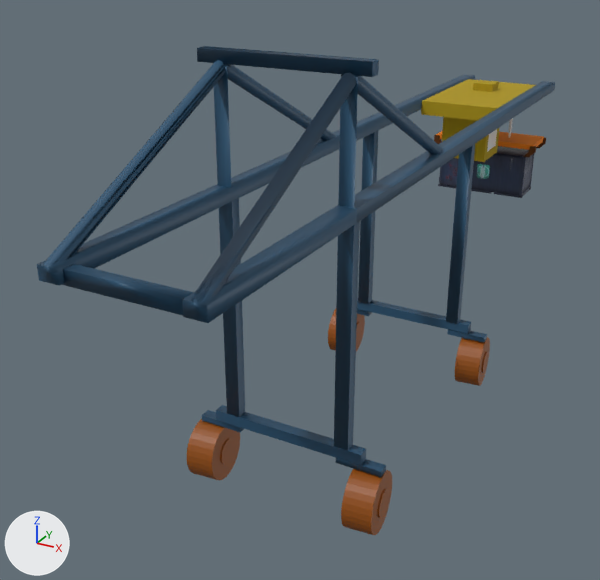
A saved change to the Blender file blender_proj/岸桥动画.blend.
The view is the same before and after, from a camera (50 mm lens) standing at (11.2, -25.2, 17.4) and looking at (-2.4, -0.5, 5.1). The lights are fixed; the arrows at lower left show +X, +Y and +Z. The picture after the commit comes second.

The first picture shows 'Container_UV_SET_01_0', '机架', '滑车', '轮胎1', '轮胎2', '轮胎3', '轮胎4'.
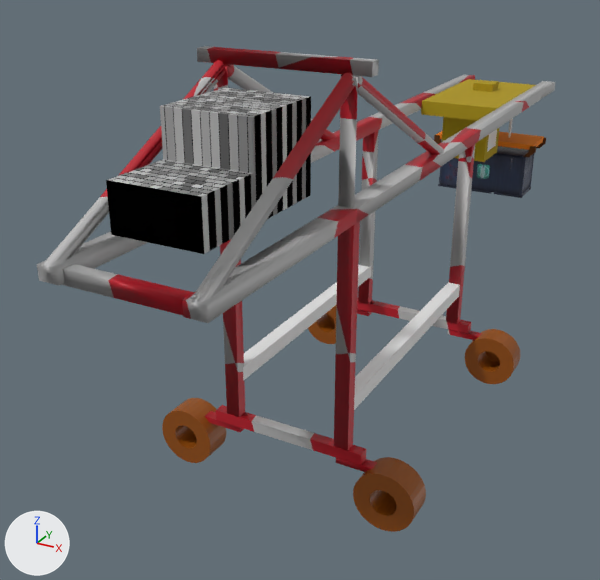
Where the newer file only moved an object's origin or applied its transform, the numbers keep the older frame.

Changed parts and their boxes (x1, y1, x2, y2) in the pictures (600 x 580 px):
'机架', reshaped: before (37, 46, 555, 477); after (37, 46, 555, 472)
'Cube', added: after (106, 88, 311, 254)
'轮胎4', reshaped: before (341, 469, 392, 535); after (353, 457, 426, 532)
'轮胎3', reshaped: before (328, 309, 365, 352); after (162, 398, 226, 463)
'轮胎2', reshaped: before (187, 419, 240, 481); after (308, 305, 336, 344)
'轮胎1', reshaped (58% wider, 14% taller): before (455, 338, 490, 386); after (465, 329, 521, 384)
part 5 of me_柱体_002, built on: before (197, 48, 373, 77); after (197, 48, 460, 410)
part 6 of me_柱体_002, recoloured (lighter): (37, 46, 555, 472) in both

The change, as a list of edits to the scene's bpy script:
```text
Add mat_框架:
    mat_框架 = bpy.data.materials.new('框架')
    mat_框架.use_nodes = True; mat_框架.node_tree.nodes.clear()
    _N = mat_框架.node_tree.nodes; _L = mat_框架.node_tree.links
    n0 = _N.new('ShaderNodeBsdfPrincipled'); n0.name = '原理化 BSDF'
    n1 = _N.new('ShaderNodeOutputMaterial'); n1.name = '材质输出'
    n2 = _N.new('ShaderNodeTexChecker'); n2.name = 'Checker Texture'
    n2.inputs[1].default_value = (0.5, 0.00713, 0.0198, 1.0)  # 'Color1', red #bc1426
    n2.inputs[2].default_value = (0.5, 0.5, 0.5, 1.0)  # 'Color2', grey #bcbcbc
    _L.new(n0.outputs[0], n1.inputs[0])  # 'BSDF' to 'Surface'
    _L.new(n2.outputs[0], n0.inputs[0])  # 'Color' to 'Base Color'
Add mat_material:
    mat_material = bpy.data.materials.new('Material')
    mat_material.use_nodes = True; mat_material.node_tree.nodes.clear()
    _N = mat_material.node_tree.nodes; _L = mat_material.node_tree.links
    n0 = _N.new('ShaderNodeBsdfPrincipled'); n0.name = 'Principled BSDF'
    n0.inputs[1].default_value = 1.0  # 'Metallic'
    n0.inputs[2].default_value = 1.0  # 'Roughness'
    n1 = _N.new('ShaderNodeOutputMaterial'); n1.name = 'Material Output'
    n2 = _N.new('ShaderNodeTexBrick'); n2.name = 'Brick Texture'
    _L.new(n0.outputs[0], n1.inputs[0])  # 'BSDF' to 'Surface'
    _L.new(n2.outputs[0], n0.inputs[0])  # 'Color' to 'Base Color'
Change me_立方体_078:
    remove me_立方体_078.from_pydata(...)  # 202 vertices, 98 faces; spans x -5.09..-3.94, y 10.05..12.12, z -3.26..-1.26
    add me_立方体_078.from_pydata(...)  # 202 vertices, 98 faces; spans x -6.36..-4.35, y 0.31..1.34, z -2.85..-0.85
    me_立方体_078 part 1: the whole mesh is multiplied about its middle by the matrix ((0.087, -0.996, 0.009), (0.996, 0.087, 0.003), (-0.004, 0.008, 1.0)), then moved by (-0.84, -10.28, 0.42)
Change me_立方体_096:
    remove me_立方体_096.from_pydata(...)  # 217 vertices, 98 faces; spans x -5.09..-3.94, y -0.29..1.78, z -3.26..-1.26
    add me_立方体_096.from_pydata(...)  # 217 vertices, 98 faces; spans x -6.23..-4.23, y 10.45..11.48, z -2.84..-0.85
    me_立方体_096 part 2: the whole mesh is multiplied about its middle by the matrix ((0.087, -0.993, -0.081), (0.996, 0.087, 0.005), (0.002, -0.081, 0.997)), then moved by (-0.71, 10.2, 0.42)
Change me_立方体_113:
    remove me_立方体_113.from_pydata(...)  # 217 vertices, 98 faces; spans x 0.64..1.78, y 10.05..12.12, z -3.26..-1.26
    add me_立方体_113.from_pydata(...)  # 217 vertices, 98 faces; spans x 1.05..3.04, y 10.46..11.5, z -2.84..-0.84
    me_立方体_113 part 3: the whole mesh is multiplied about its middle by the matrix ((0.087, -0.993, -0.081), (0.996, 0.087, 0.006), (0.001, -0.081, 0.997)), then moved by (0.83, -0.13, 0.42)
Change me_立方体_124:
    remove me_立方体_124.from_pydata(...)  # 204 vertices, 98 faces; spans x 0.64..1.78, y -0.29..1.78, z -3.26..-1.26
    add me_立方体_124.from_pydata(...)  # 204 vertices, 98 faces; spans x 0.9..2.9, y 0.32..1.35, z -2.87..-0.87
    me_立方体_124 part 4: the whole mesh is multiplied about its middle by the matrix ((0.087, -0.996, 0.009), (0.996, 0.087, 0.003), (-0.004, 0.008, 1.0)), then moved by (0.69, 0.07, 0.4)
Change me_柱体_002:
    used by ob_机架; location = (1.97, 0.29, 10.84); rotation_euler = (0.535, 1.018, -0.976), in degrees (31, 58, -56); scale = (0.2, 0.2, 1.26)
    remove me_柱体_002.from_pydata(...)  # 497 vertices, 225 faces, 11 loose edges; spans x -40.0..52.3, y -40.4..11.0, z -11.8..9.2
    add me_柱体_002.from_pydata(...)  # 513 vertices, 237 faces, 11 loose edges; spans x -40.0..52.3, y -40.4..11.0, z -11.8..9.2
    me_柱体_002 part 5
    11 faces are deleted
    16 vertices are added at x 12.1..42.3, y -32.9..-5.1, z -5.5..1.8
    12 new faces join them
    11 new faces join them, mat_框架, smooth
    me_柱体_002 part 6: 215 faces spanning x -40.0..52.3, y -40.4..11.0, z -11.8..9.2 switch from mat_材质 (dark blue #25506e) to mat_框架
Add ob_cube:
    ob_cube = bpy.data.objects.new('Cube', me_cube)  # 32 vertices, 30 faces; spans x -1.0..1.0, y -2.79..1.0, z -1.0..1.0
    ob_cube.location = (-0.03, -7.85, 12.16)
    ob_cube.scale = (1.29, 1.29, 1.29)
```
